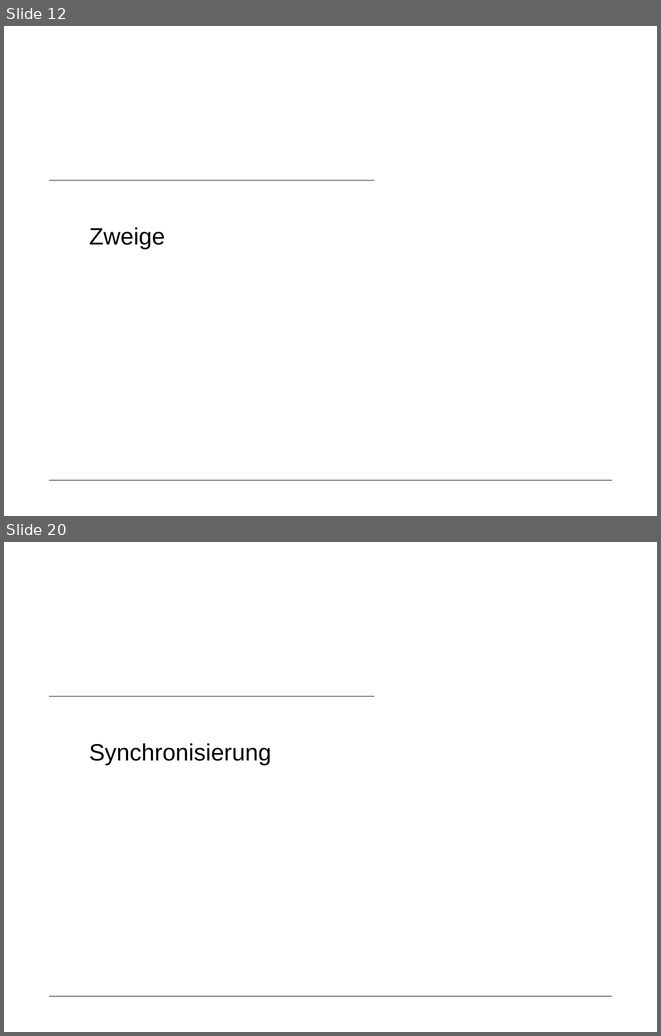
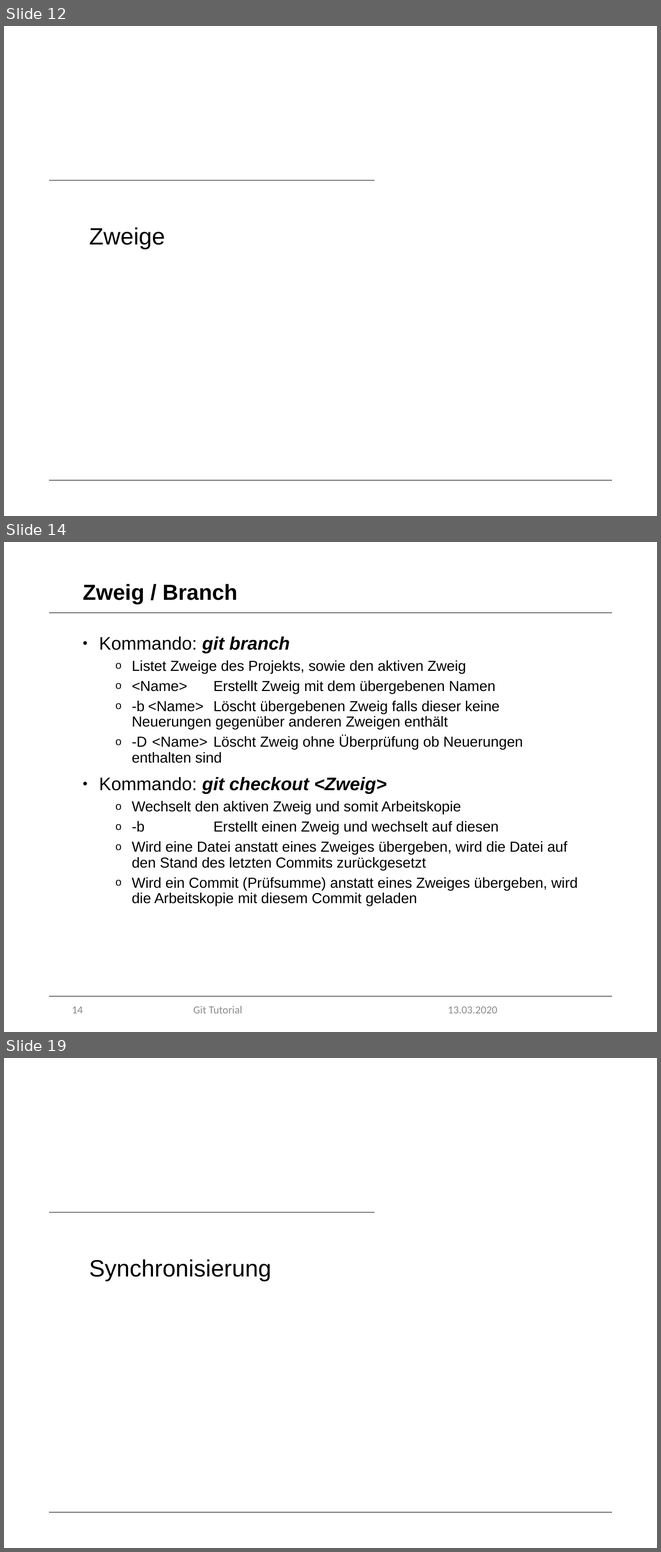
Before and after one commit to marcretzlaff/projektarbeit, a slide deck: Präsentation-90min/Präsentation-90min.pptx. Shown one above the other, each under a label of ours: slides 12 and 20 before the commit, slides 12, 14 and 19 after it; the slides between them are not shown. The pictures are 661x1036 and 661x1552 pixels, drawn with LibreOffice and Linux fonts; fonts in the diff are those of the drawing; background and template pictures are left out. Boxes give left, top, right and bottom in pixels: in the first picture for what was removed or moved away, otherwise in the second. Text is boxed around its words. In the diff, an @@ line names an element or a change of style, - is before the commit and + after.

Commit message:
Modified 90min Präsi
added reset, revert, index, commit, branch, tags
modified .gitignore, log, stash, merge

```diff
--- a/Präsentation-90min/Präsentation-90min.pptx
+++ b/Präsentation-90min/Präsentation-90min.pptx
@@ slide 14 added at [4,542,657,1032], background #FFFFFF; not listed: 1 template element that a slide beside it also shows @@
@@ title added at [83,584,237,604], 24 pt, text #000000, bold @@
+Zweig / Branch
@@ line added from (49, 613) to (612, 613), #000000 0.5 pt @@
@@ text added at [99,636,578,906], 16 pt, text #000000 @@
+• Kommando: git branch
+  o Listet Zweige des Projekts, sowie den aktiven Zweig
+  o <Name> Erstellt Zweig mit dem übergebenen Namen
+  o -b <Name> Löscht übergebenen Zweig falls dieser keine Neuerungen gegenüber anderen Zweigen enthält
+  o -D <Name> Löscht Zweig ohne Überprüfung ob Neuerungen enthalten sind
+• Kommando: git checkout <Zweig>
+  o Wechselt den aktiven Zweig und somit Arbeitskopie
+  o -b Erstellt einen Zweig und wechselt auf diesen
+  o Wird eine Datei anstatt eines Zweiges übergeben, wird die Datei auf den Stand des letzten Commits zurückgesetzt
+  o Wird ein Commit (Prüfsumme) anstatt eines Zweiges übergeben, wird die Arbeitskopie mit diesem Commit geladen
@@ page number added at [72,1006,83,1013], 12 pt, text #8C8C8C @@
+14
@@ text added at [193,1006,242,1013], 12 pt, text #8C8C8C @@
+Git Tutorial
@@ text added at [448,1006,497,1013], 12 pt, text #8C8C8C @@
+13.03.2020
@@ what was slide 20 is now slide 19 @@
```
Also in this commit, not shown: 20 slides changed, 8 other slides added, 10 slides removed.
